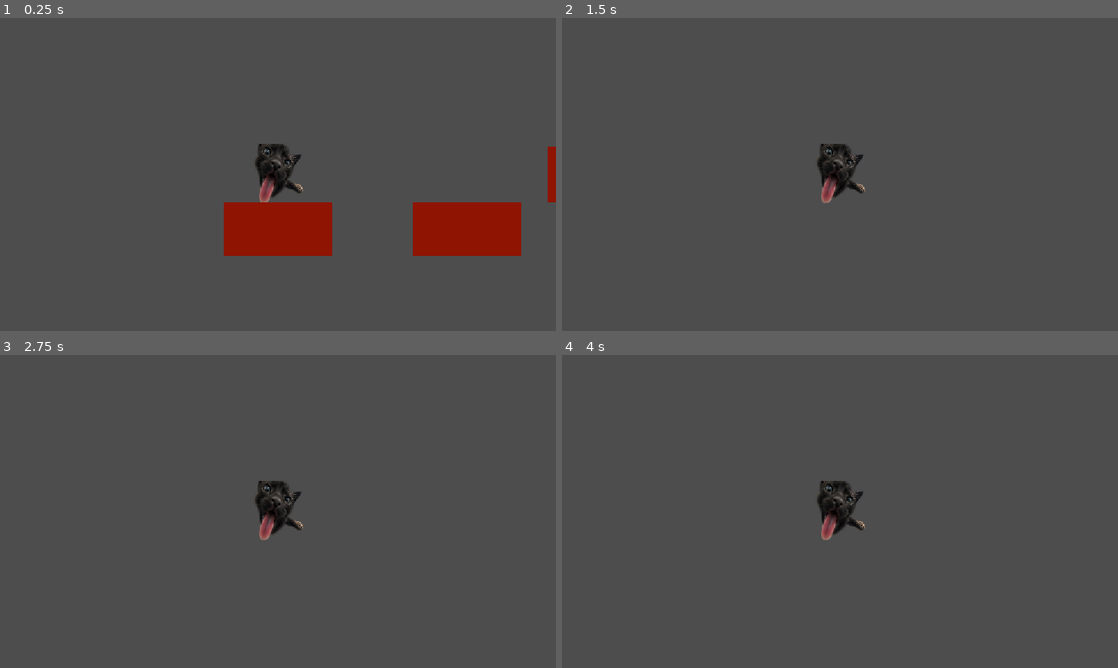
Above: before the commit, frames 1-4 (two rows, left to right).
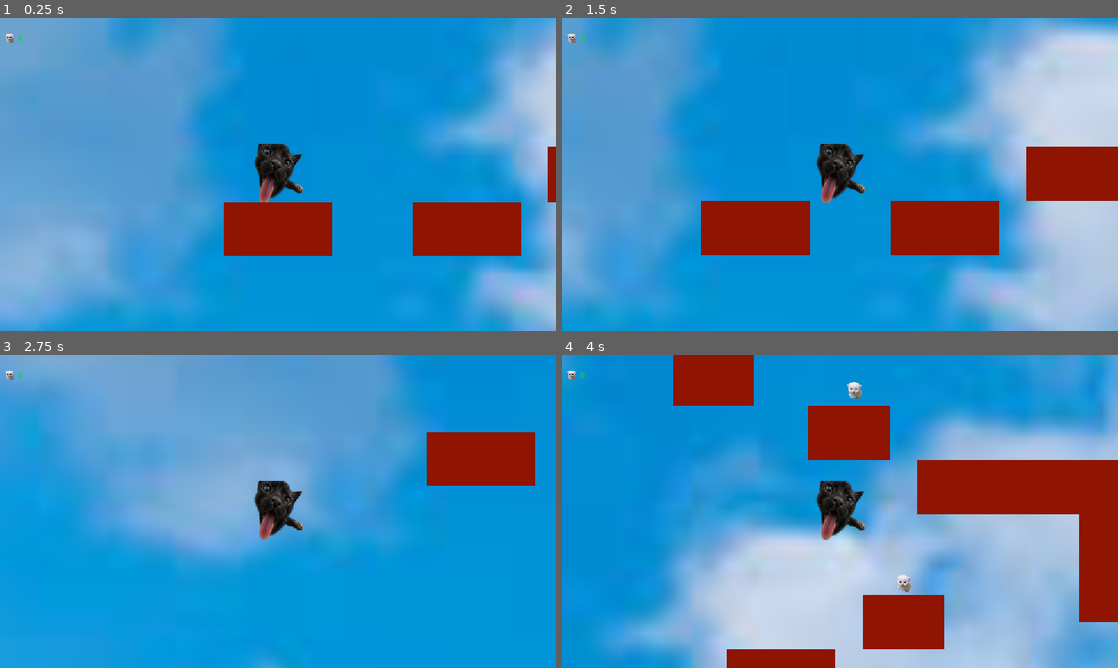
Above: after the commit, the same moments.

Repository: BurtBobain3/platformer
Game: Godot game, scene res://main.tscn
Same seed, same stepped clock (60 frames per second), same inputs: the game is played once before the commit and once after it.
Inputs:
- Up to frame 1 (0.25 s): no input
- Up to frame 2 (1.5 s): tap Enter at 0.5 s; hold D (right) from 0.53 s (still down); tap Space (jump) at 0.77 s
- Up to frame 3 (2.75 s): tap Space (jump) at 1.52 s; release D (right) at 2.03 s; hold A (left) from 2.03 s (still down)
- Up to frame 4 (4 s): release A (left) at 2.78 s; hold D (right) from 2.78 s (still down); tap Space (jump) at 3.02, 3.77 s

The runs differ from the first frame. In frame 1, 92% of the frame differs, in the area x 0-100%, y 0-100%; in frame 2, 99%; in frame 3, 99%; in frame 4, 99%.

Commit message:
music respawn background collectibles

Diff:
--- /dev/null
+++ b/audio_stream_player_2d.tscn
@@ -0,0 +1,8 @@
+[gd_scene format=3 uid="uid://doao0uf4rt2ss"]
+
+[ext_resource type="AudioStream" uid="uid://ui04hii5yksk" path="res://collectible/meowing at the function - xylz - Topic (128k).mp3" id="1_d2dya"]
+
+[node name="AudioStreamPlayer2D" type="AudioStreamPlayer2D" unique_id=341527219]
+stream = ExtResource("1_d2dya")
+volume_db = -10.0
+autoplay = true
--- a/character_body_2d.gd
+++ b/character_body_2d.gd
@@ -1,4 +1,5 @@
-extends CharacterBody2D
+
+class_name Player extends CharacterBody2D
 
 
 const SPEED = 200.0
@@ -23,3 +24,9 @@
 		velocity.x = move_toward(velocity.x, 0, SPEED)
 
 	move_and_slide()
+var starting_position: Vector2
+func _ready() -> void:
+	starting_position = position
+
+func die() -> void:
+	position = starting_position
--- /dev/null
+++ b/collectible/thing_ui.tscn
@@ -0,0 +1,26 @@
+[gd_scene format=3 uid="uid://xwupm51cg6p7"]
+
+[ext_resource type="Script" uid="uid://by8mfunvcii6e" path="res://script/thing_ui.gd" id="1_3duxm"]
+[ext_resource type="Texture2D" uid="uid://jvrfdcapoyxk" path="res://Screenshot_20250123_153205_Instagram-removebg-preview.png" id="2_vryc6"]
+
+[node name="thingUI" type="Control" unique_id=42875892]
+layout_mode = 3
+anchors_preset = 0
+offset_right = 40.0
+offset_bottom = 40.0
+script = ExtResource("1_3duxm")
+
+[node name="Sprite2D" type="Sprite2D" parent="." unique_id=151763116]
+position = Vector2(23.00003, 15.9999695)
+scale = Vector2(0.09181637, 0.074297175)
+texture = ExtResource("2_vryc6")
+
+[node name="Label" type="Label" parent="." unique_id=1800991396]
+layout_mode = 0
+offset_left = 38.0
+offset_top = 10.0
+offset_right = 78.0
+offset_bottom = 59.0
+theme_override_colors/font_color = Color(9.57802e-06, 0.8702407, 0.19959173, 1)
+text = "0
+"
--- a/main.tscn
+++ b/main.tscn
@@ -1,8 +1,12 @@
 [gd_scene format=4 uid="uid://mqcg60trcvd0"]
 
 [ext_resource type="Texture2D" uid="uid://cy32iygx06ouf" path="res://help.png" id="1_0xm2m"]
+[ext_resource type="Texture2D" uid="uid://iapyx7sj8ali" path="res://images.jpg" id="1_7mycd"]
 [ext_resource type="Script" uid="uid://kd7uodb8n455" path="res://character_body_2d.gd" id="1_h2yge"]
 [ext_resource type="Texture2D" uid="uid://smja5qcss4fy" path="res://images.png" id="2_h2yge"]
+[ext_resource type="PackedScene" uid="uid://xwupm51cg6p7" path="res://collectible/thing_ui.tscn" id="4_lquwl"]
+[ext_resource type="PackedScene" uid="uid://c6s01sirtsebs" path="res://script/thingy.tscn" id="5_lquwl"]
+[ext_resource type="Script" uid="uid://erymm4j2ergl" path="res://spike.gd" id="7_272bh"]
 
 [sub_resource type="RectangleShape2D" id="RectangleShape2D_rmwuk"]
 size = Vector2(29, 34)
@@ -1204,7 +1208,15 @@
 physics_layer_0/collision_layer = 1
 sources/0 = SubResource("TileSetAtlasSource_1bvp3")
 
+[sub_resource type="RectangleShape2D" id="RectangleShape2D_vqkfg"]
+size = Vector2(12688, 473.5)
+
 [node name="main" type="Node" unique_id=1602869379]
+
+[node name="Sprite2D" type="Sprite2D" parent="." unique_id=297132389]
+position = Vector2(368, 212)
+scale = Vector2(5, 5)
+texture = ExtResource("1_7mycd")
 
 [node name="CharacterBody2D" type="CharacterBody2D" parent="." unique_id=369489342]
 position = Vector2(15, 14)
@@ -1226,3 +1238,27 @@
 [node name="TileMapLayer" type="TileMapLayer" parent="." unique_id=1041604934]
 tile_map_data = PackedByteArray("AAACACQAAAAAAAAAAAADACQAAAAAAAAAAAAEACUAAAAAAAAAAAAFACUAAAAAAAAAAAAFACQAAAAAAAAAAAAEAC …(2112 unchanged characters)…
 tile_set = SubResource("TileSet_rmwuk")
+
+[node name="CanvasLayer" type="CanvasLayer" parent="." unique_id=1989579227]
+
+[node name="thingUI" parent="CanvasLayer" unique_id=42875892 instance=ExtResource("4_lquwl")]
+offset_top = 20.0
+
+[node name="thingy" parent="." unique_id=1761093139 instance=ExtResource("5_lquwl")]
+position = Vector2(88, 272)
+
+[node name="thingy2" parent="." unique_id=217728577 instance=ExtResource("5_lquwl")]
+position = Vector2(215, 369)
+
+[node name="thingy3" parent="." unique_id=439353341 instance=ExtResource("5_lquwl")]
+position = Vector2(59, 158)
+
+[node name="thingy4" parent="." unique_id=1234341429 instance=ExtResource("5_lquwl")]
+position = Vector2(393, 75)
+
+[node name="Area2D" type="Area2D" parent="." unique_id=1443599531]
+script = ExtResource("7_272bh")
+
+[node name="CollisionShape2D" type="CollisionShape2D" parent="Area2D" unique_id=1350071014]
+position = Vector2(1028, 911.25)
+shape = SubResource("RectangleShape2D_vqkfg")
--- a/project.godot
+++ b/project.godot
@@ -14,6 +14,13 @@
 run/main_scene="uid://mqcg60trcvd0"
 config/features=PackedStringArray("4.7", "Mobile")
 config/icon="res://icon.svg"
+
+[autoload]
+
+EventControler="*uid://sxggmmp4uekh"
+GameController="*uid://bngwh3ldhd3l2"
+AudioStreamPlayer2d="*uid://doao0uf4rt2ss"
+CharacterBody2d="*uid://kd7uodb8n455"
 
 [display]
 
--- /dev/null
+++ b/script/event_controler.gd
@@ -0,0 +1,3 @@
+extends Node
+
+signal thing_collected(value: int)
--- /dev/null
+++ b/script/game_controller.gd
@@ -0,0 +1,6 @@
+extends Node
+
+var total_things: int = 0
+func thing_collected(value: int):
+	total_things += value
+	EventControler.emit_signal("thing_collected",total_things)
--- /dev/null
+++ b/script/thing_ui.gd
@@ -0,0 +1,9 @@
+extends Control
+
+@onready var label = $Label
+
+func _ready():
+	EventControler.connect("thing_collected", on_event_thing_collected)
+
+func on_event_thing_collected(value:int)->void:
+	label.text = str(value)
--- /dev/null
+++ b/script/thingy.gd
@@ -0,0 +1,8 @@
+extends Node2D
+
+@export var value: int = 1
+
+func _on_area_2d_body_entered(body):
+	if body is CharacterBody2D:
+		GameController.thing_collected(value)
+		self.queue_free()
--- /dev/null
+++ b/script/thingy.tscn
@@ -0,0 +1,22 @@
+[gd_scene format=3 uid="uid://c6s01sirtsebs"]
+
+[ext_resource type="Script" uid="uid://dkv1uy78mwd03" path="res://script/thingy.tscn.gd" id="1_1s5m1"]
+[ext_resource type="Texture2D" uid="uid://cqgg767meo14e" path="res://script/Screenshot_20250123_153205_Instagram-removebg-preview.png" id="2_f76ts"]
+
+[sub_resource type="RectangleShape2D" id="RectangleShape2D_rmwuk"]
+
+[node name="thingy" type="Node2D" unique_id=1761093139]
+script = ExtResource("1_1s5m1")
+
+[node name="Sprite2D" type="Sprite2D" parent="." unique_id=977400156]
+position = Vector2(241.49998, 230)
+scale = Vector2(0.04191619, 0.04016065)
+texture = ExtResource("2_f76ts")
+
+[node name="Area2D" type="Area2D" parent="." unique_id=1452047552]
+
+[node name="CollisionShape2D" type="CollisionShape2D" parent="Area2D" unique_id=812513149]
+position = Vector2(241, 230)
+shape = SubResource("RectangleShape2D_rmwuk")
+
+[connection signal="body_entered" from="Area2D" to="." method="_on_area_2d_body_entered"]
--- /dev/null
+++ b/script/thingy.tscn.gd
@@ -0,0 +1,8 @@
+extends Node2D
+
+@export var value: int = 1
+
+func _on_area_2d_body_entered(body):
+	if body is CharacterBody2D:
+		GameController.thing_collected(value)
+		self.queue_free()
--- /dev/null
+++ b/spike.gd
@@ -0,0 +1,9 @@
+
+extends Area2D
+
+func _ready() -> void:
+	body_entered.connect(_on_body_entered)
+
+func _on_body_entered(body: Node2D) -> void:
+	if body is CharacterBody2D:
+		body.die()
Binary file added: Screenshot_20250123_153205_Instagram-removebg-preview.png
Not shown, added: Screenshot_20250123_153205_Instagram-removebg-preview.png.import
Binary file added: collectible/crimis.aseprite
Not shown, added: collectible/meowing at the function - xylz - Topic (128k).mp3.import
Not shown, added: export_presets.cfg
Binary file added: images.jpg
Not shown, added: images.jpg.import
Binary file added: script/Screenshot_20250123_153205_Instagram-removebg-preview.png
Not shown, added: script/Screenshot_20250123_153205_Instagram-removebg-preview.png.import
Binary file added: script/Screenshot_20260917_231127_Instagram-removebg-preview.png
Not shown, added: script/Screenshot_20260917_231127_Instagram-removebg-preview.png.import
Binary file added: script/crimis.aseprite
(and 7 more such lines)
